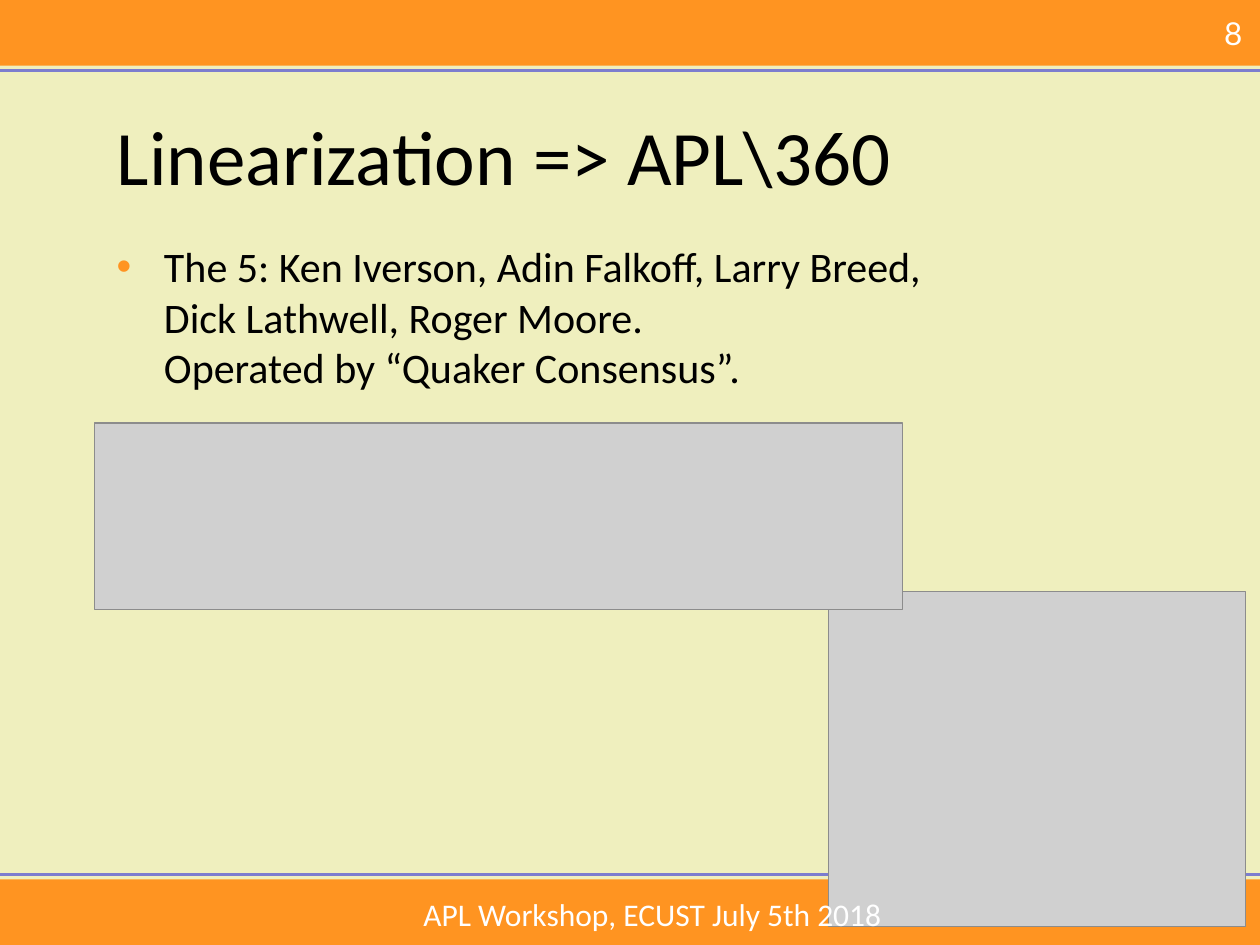
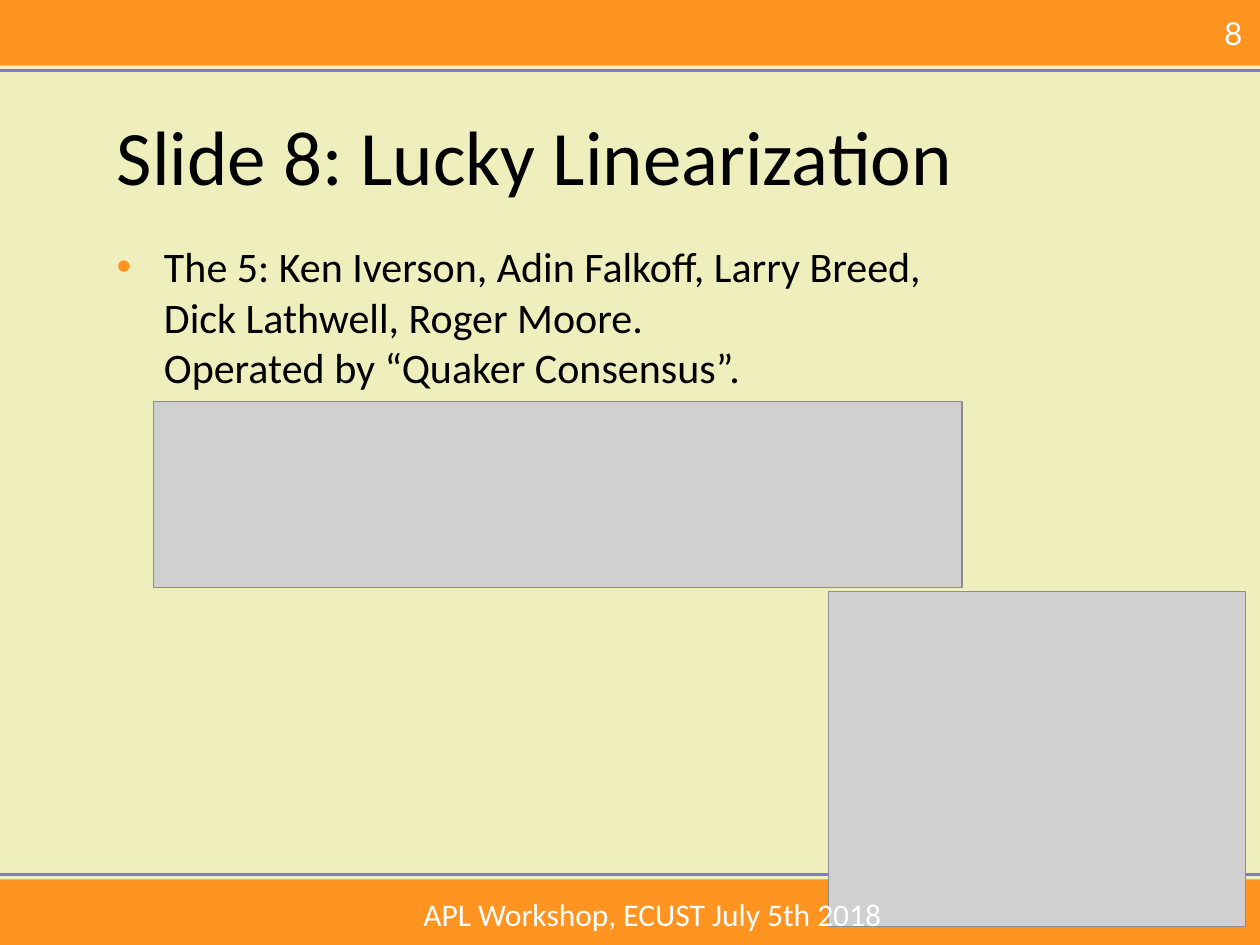
Before and after one commit to mkromberg/ECUST2018, a slide deck: slide 8 of Intro.pptx. Drawn at 1260x945 pixels with LibreOffice and Linux fonts; fonts in the diff are those of the drawing; grey boxes stand for pictures; background and template pictures are left out. Boxes give left, top, right and bottom in pixels: in the first picture for what was removed or moved away, otherwise in the second. Text is boxed around its words. In the diff, an @@ line names an element or a change of style, - is before the commit and + after.

```diff
--- a/Intro.pptx
+++ b/Intro.pptx
@@ title at (117,131,952,198): text changed @@
-Linearization => APL\360
+Slide 8: Lucky Linearization
@@ picture: place and size @@
-picture at (94,423,903,610)
+picture at (154,402,963,588)
```
Also in this commit, not shown: 6 other slides changed, 5 slides added, 7 slides removed, 1 other file.
